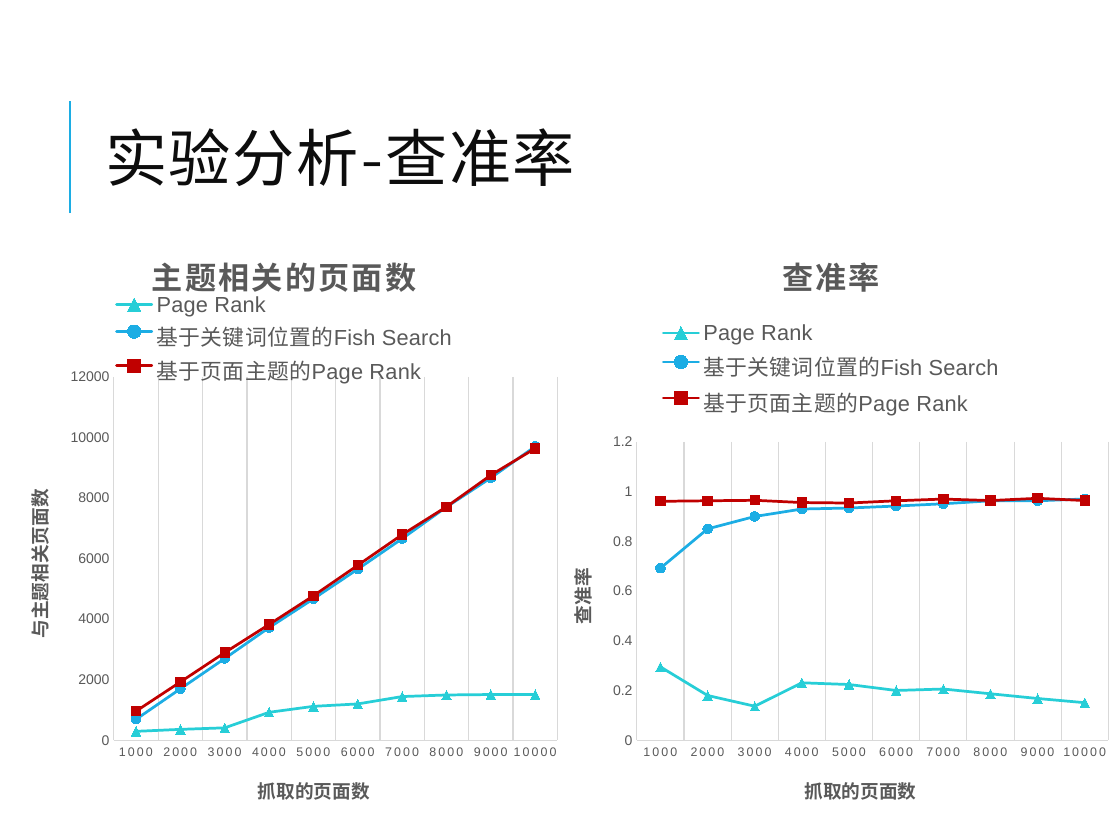
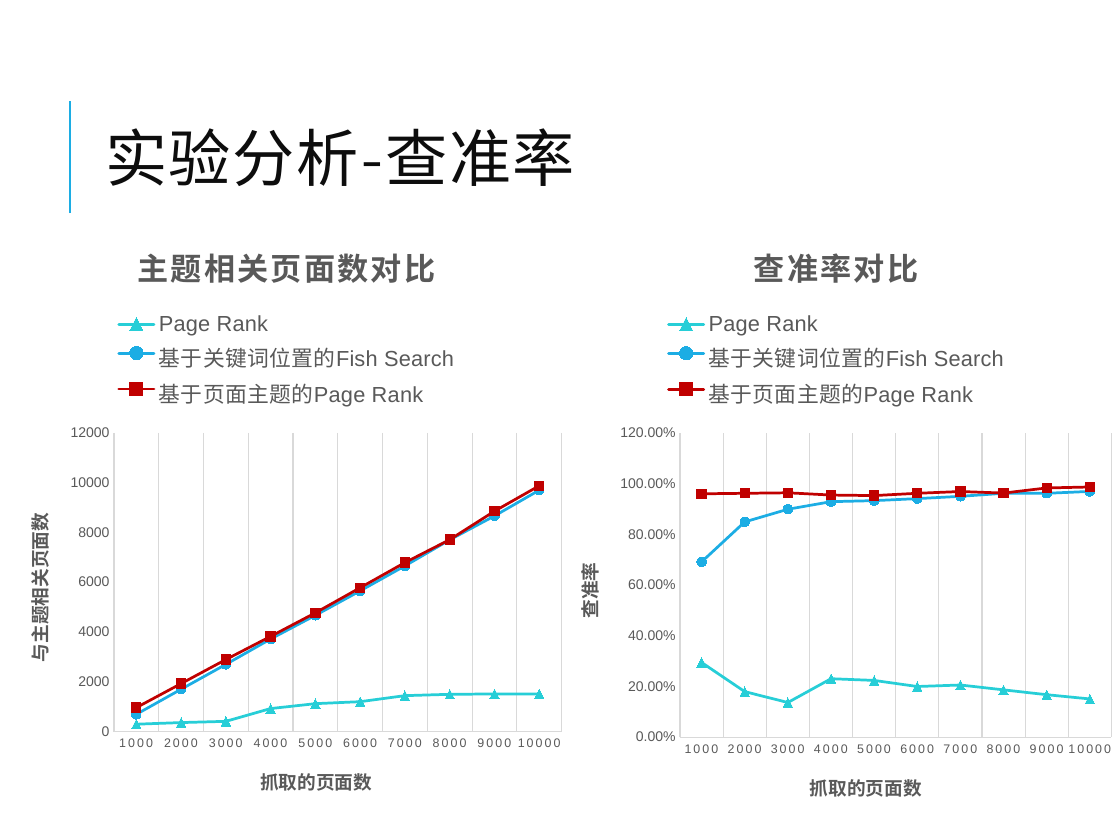
Before and after one commit to winniehajing/paper, a slide deck: slide 30 of 张静-毕设.pptx. Drawn at 1120x840 pixels with LibreOffice and Linux fonts; fonts in the diff are those of the drawing. Boxes give left, top, right and bottom in pixels: in the first picture for what was removed or moved away, otherwise in the second. Text is boxed around its words. In the diff, an @@ line names an element or a change of style, - is before the commit and + after.

```diff
--- a/张静-毕设.pptx
+++ b/张静-毕设.pptx
@@ line chart at box(0, 217, 573, 820) @@
@@ title "主题相关的页面数 " to "主题相关页面数对比 " @@
@@ 基于页面主题的Page Rank, 9000: 8800 to 8900 @@
@@ 基于页面主题的Page Rank, 10000: 9600 to 9900 @@
@@ line chart: place and size @@
-line chart at box(0, 226, 569, 829)
+line chart at box(0, 217, 573, 820)
@@ line chart at box(550, 217, 1120, 825) @@
@@ title "查准率 " to "查准率对比 " @@
@@ 基于页面主题的Page Rank, 9000: 0.97 to 0.98 @@
@@ 基于页面主题的Page Rank, 10000: 0.96 to 0.99 @@
@@ value axis changed @@
@@ line chart: place and size @@
-line chart at box(542, 226, 1120, 829)
+line chart at box(550, 217, 1120, 825)
```
Also in this commit, not shown: 5 other slides changed, 1 slide removed, 2 other files.
